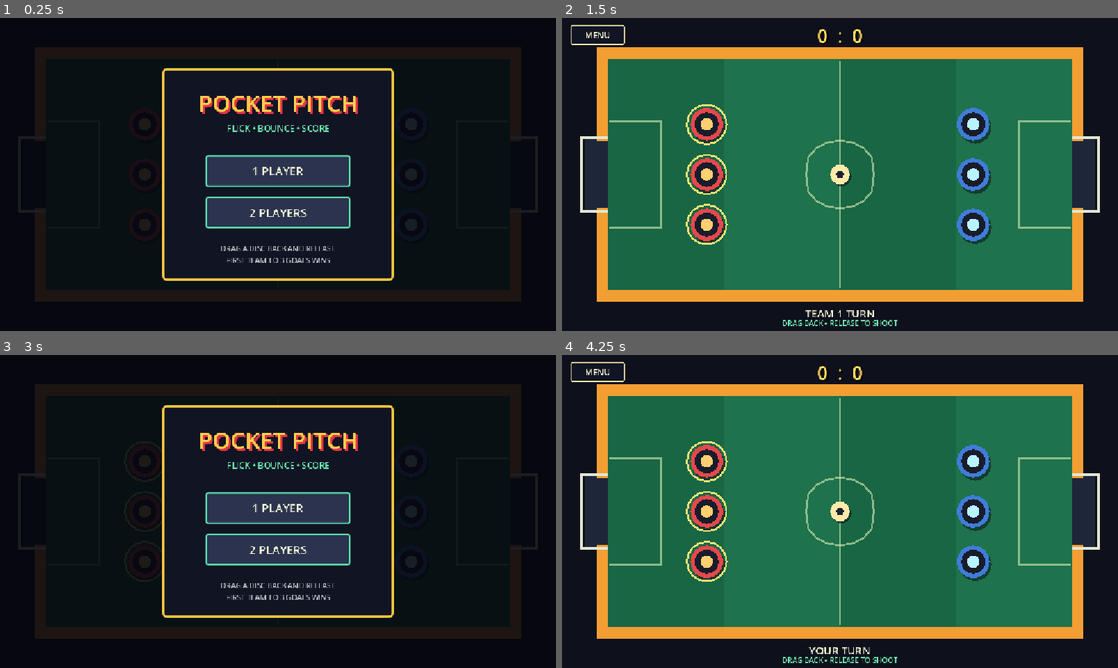
Above: before the commit, frames 1-4 (two rows, left to right).
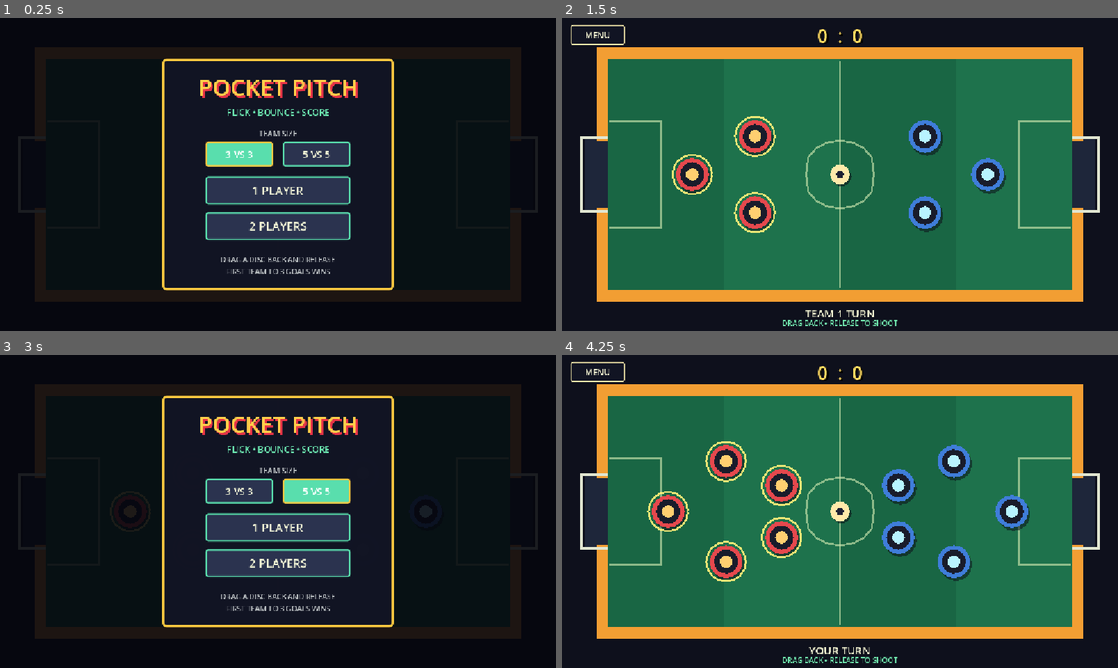
Above: after the commit, the same moments.

Repository: thokem74/3-vs-3
Game: Godot game, scene res://scenes/main.tscn
Same seed, same stepped clock (60 frames per second), same inputs: the game is played once before the commit and once after it.
Inputs (mouse positions are in pixels of both pictures, inside the frame that each line leads up to):
- Up to frame 1 (0.25 s): no input
- Up to frame 2 (1.5 s): click (801, 155) at 0.5 s, where only the run after the commit has a clickable "3 VS 3"; click "2 PLAYERS" at 1.25 s
- Up to frame 3 (3 s): click "MENU" at 2 s; click (316, 492) at 2.75 s, where only the run after the commit has a clickable "5 VS 5"
- Up to frame 4 (4.25 s): click "1 PLAYER" at 3.5 s

The runs differ from the first frame. In frame 1, 10% of the frame differs, in the area x 29-71%, y 12-88%; in frame 2, 6.4%; in frame 3, 10%; in frame 4, 8.5%.

Commit message:
5v5 option added

Diff:
--- a/scenes/main.tscn
+++ b/scenes/main.tscn
@@ -64,6 +64,8 @@
 corner_radius_bottom_right = 4
 corner_radius_bottom_left = 4
 
+[sub_resource type="ButtonGroup" id="ButtonGroup_team_size"]
+
 [node name="Main" type="Node2D"]
 script = ExtResource("1_main")
 
@@ -296,16 +298,16 @@
 [node name="Panel" type="Panel" parent="Interface/Menu"]
 layout_mode = 0
 offset_left = 336.0
-offset_top = 104.0
+offset_top = 84.0
 offset_right = 816.0
-offset_bottom = 544.0
+offset_bottom = 564.0
 theme_override_styles/panel = SubResource("Style_panel")
 
 [node name="Title" type="Label" parent="Interface/Menu/Panel"]
 offset_left = 35.0
-offset_top = 38.0
+offset_top = 25.0
 offset_right = 445.0
-offset_bottom = 105.0
+offset_bottom = 92.0
 theme_override_colors/font_color = Color(1, 0.81, 0.29, 1)
 theme_override_colors/font_shadow_color = Color(0.9, 0.2, 0.28, 1)
 theme_override_constants/shadow_offset_x = 4
@@ -316,19 +318,60 @@
 
 [node name="Subtitle" type="Label" parent="Interface/Menu/Panel"]
 offset_left = 40.0
-offset_top = 111.0
+offset_top = 98.0
 offset_right = 440.0
-offset_bottom = 142.0
+offset_bottom = 129.0
 theme_override_colors/font_color = Color(0.42, 0.9, 0.69, 1)
 theme_override_font_sizes/font_size = 18
 text = "FLICK • BOUNCE • SCORE"
 horizontal_alignment = 1
 
+[node name="TeamSizeLabel" type="Label" parent="Interface/Menu/Panel"]
+offset_left = 90.0
+offset_top = 143.0
+offset_right = 390.0
+offset_bottom = 169.0
+theme_override_colors/font_color = Color(0.73, 0.75, 0.76, 1)
+theme_override_font_sizes/font_size = 16
+text = "TEAM SIZE"
+horizontal_alignment = 1
+
+[node name="ThreeVsThree" type="Button" parent="Interface/Menu/Panel"]
+offset_left = 90.0
+offset_top = 172.0
+offset_right = 230.0
+offset_bottom = 224.0
+theme_override_colors/font_color = Color(0.95, 0.96, 0.84, 1)
+theme_override_colors/font_hover_color = Color(0.06, 0.08, 0.12, 1)
+theme_override_font_sizes/font_size = 20
+theme_override_styles/normal = SubResource("Style_button")
+theme_override_styles/hover = SubResource("Style_button_hover")
+theme_override_styles/pressed = SubResource("Style_button_hover")
+toggle_mode = true
+button_pressed = true
+button_group = SubResource("ButtonGroup_team_size")
+text = "3 VS 3"
+
+[node name="FiveVsFive" type="Button" parent="Interface/Menu/Panel"]
+offset_left = 250.0
+offset_top = 172.0
+offset_right = 390.0
+offset_bottom = 224.0
+theme_override_colors/font_color = Color(0.95, 0.96, 0.84, 1)
+theme_override_colors/font_hover_color = Color(0.06, 0.08, 0.12, 1)
+theme_override_font_sizes/font_size = 20
+theme_override_styles/normal = SubResource("Style_button")
+theme_override_styles/hover = SubResource("Style_button_hover")
+theme_override_styles/pressed = SubResource("Style_button_hover")
+toggle_mode = true
+button_group = SubResource("ButtonGroup_team_size")
+text = "5 VS 5"
+
 [node name="SinglePlayer" type="Button" parent="Interface/Menu/Panel"]
 offset_left = 90.0
-offset_top = 180.0
+offset_top = 244.0
 offset_right = 390.0
-offset_bottom = 246.0
+offset_bottom = 302.0
 theme_override_colors/font_color = Color(0.95, 0.96, 0.84, 1)
 theme_override_colors/font_hover_color = Color(0.06, 0.08, 0.12, 1)
 theme_override_font_sizes/font_size = 24
@@ -339,9 +382,9 @@
 
 [node name="TwoPlayers" type="Button" parent="Interface/Menu/Panel"]
 offset_left = 90.0
-offset_top = 266.0
+offset_top = 318.0
 offset_right = 390.0
-offset_bottom = 332.0
+offset_bottom = 376.0
 theme_override_colors/font_color = Color(0.95, 0.96, 0.84, 1)
 theme_override_colors/font_hover_color = Color(0.06, 0.08, 0.12, 1)
 theme_override_font_sizes/font_size = 24
@@ -352,9 +395,9 @@
 
 [node name="Rules" type="Label" parent="Interface/Menu/Panel"]
 offset_left = 48.0
-offset_top = 362.0
+offset_top = 405.0
 offset_right = 432.0
-offset_bottom = 415.0
+offset_bottom = 458.0
 theme_override_colors/font_color = Color(0.73, 0.75, 0.76, 1)
 theme_override_font_sizes/font_size = 15
 text = "DRAG A DISC BACK AND RELEASE\nFIRST TEAM TO 3 GOALS WINS"
--- a/scripts/main.gd
+++ b/scripts/main.gd
@@ -6,6 +6,11 @@
 enum GameMode {
 	SINGLE_PLAYER,
 	TWO_PLAYERS,
+}
+
+enum TeamSize {
+	THREE_VS_THREE = 3,
+	FIVE_VS_FIVE = 5,
 }
 
 enum MatchState {
@@ -25,6 +30,7 @@
 const SETTLED_SPEED := 9.0
 const SETTLED_TIME := 0.45
 const MAX_SHOT_TIME := 8.0
+const PITCH_CENTER_X := 576.0
 # The score line is one ball radius behind each edge of the field. This means
 # the whole ball must enter the goal, while still remaining in front of the
 # physical back wall where its center can actually reach the line.
@@ -47,6 +53,7 @@
 @onready var retro_audio: RetroAudio = $RetroAudio
 
 var game_mode := GameMode.SINGLE_PLAYER
+var team_size := TeamSize.THREE_VS_THREE
 var match_state := MatchState.MENU
 var current_team := 1
 var scores := [0, 0]
@@ -63,6 +70,12 @@
 
 
 func _ready() -> void:
+	$Interface/Menu/Panel/ThreeVsThree.pressed.connect(
+		_select_team_size.bind(TeamSize.THREE_VS_THREE)
+	)
+	$Interface/Menu/Panel/FiveVsFive.pressed.connect(
+		_select_team_size.bind(TeamSize.FIVE_VS_FIVE)
+	)
 	$Interface/Menu/Panel/SinglePlayer.pressed.connect(
 		_start_match.bind(GameMode.SINGLE_PLAYER)
 	)
@@ -74,7 +87,6 @@
 	$Interface/EndPanel/Panel/MainMenu.pressed.connect(_show_menu)
 	ball.body_entered.connect(_on_body_collided)
 
-	_create_team_pieces()
 	_show_menu()
 
 
@@ -115,15 +127,16 @@
 func _create_team_pieces() -> void:
 	for child in pieces.get_children():
 		if child is PlayerDisc:
+			pieces.remove_child(child)
 			child.queue_free()
 
 	team_one_pieces.clear()
 	team_two_pieces.clear()
 
-	var y_positions := [220.0, 324.0, 428.0]
-	for y_position in y_positions:
-		var team_one_piece := _create_piece(1, Vector2(300.0, y_position))
-		var team_two_piece := _create_piece(2, Vector2(852.0, y_position))
+	for team_one_position in _team_one_start_positions():
+		var team_two_position := _mirror_position(team_one_position)
+		var team_one_piece := _create_piece(1, team_one_position)
+		var team_two_piece := _create_piece(2, team_two_position)
 		team_one_pieces.append(team_one_piece)
 		team_two_pieces.append(team_two_piece)
 
@@ -135,6 +148,11 @@
 	# Adding the scene first initializes its @onready visual references.
 	piece.configure(team)
 	return piece
+
+
+func _select_team_size(selected_team_size: TeamSize) -> void:
+	team_size = selected_team_size
+	retro_audio.play_button()
 
 
 func _start_match(selected_mode: GameMode) -> void:
@@ -145,6 +163,7 @@
 	end_panel.visible = false
 	hud.visible = true
 	retro_audio.play_button()
+	_create_team_pieces()
 	_reset_board()
 	_begin_ready_turn()
 
@@ -335,14 +354,35 @@
 	ball.linear_velocity = Vector2.ZERO
 	ball.angular_velocity = 0.0
 
-	var y_positions := [220.0, 324.0, 428.0]
-	for index in team_one_pieces.size():
-		team_one_pieces[index].position = Vector2(300.0, y_positions[index])
-		team_two_pieces[index].position = Vector2(852.0, y_positions[index])
+	var team_one_positions := _team_one_start_positions()
+	for index in team_one_positions.size():
+		team_one_pieces[index].position = team_one_positions[index]
+		team_two_pieces[index].position = _mirror_position(team_one_positions[index])
 		team_one_pieces[index].rotation = 0.0
 		team_two_pieces[index].rotation = 0.0
 		team_one_pieces[index].stop_moving()
 		team_two_pieces[index].stop_moving()
+
+
+func _team_one_start_positions() -> Array[Vector2]:
+	if team_size == TeamSize.FIVE_VS_FIVE:
+		return [
+			Vector2(220.0, 324.0),
+			Vector2(340.0, 220.0),
+			Vector2(340.0, 428.0),
+			Vector2(455.0, 270.0),
+			Vector2(455.0, 378.0),
+		]
+
+	return [
+		Vector2(270.0, 324.0),
+		Vector2(400.0, 245.0),
+		Vector2(400.0, 403.0),
+	]
+
+
+func _mirror_position(position: Vector2) -> Vector2:
+	return Vector2(PITCH_CENTER_X * 2.0 - position.x, position.y)
 
 
 func _stop_all_bodies() -> void:
Not shown: 1 places in scenes/main.tscn that only renumber resources
Not shown, changed: README.md
